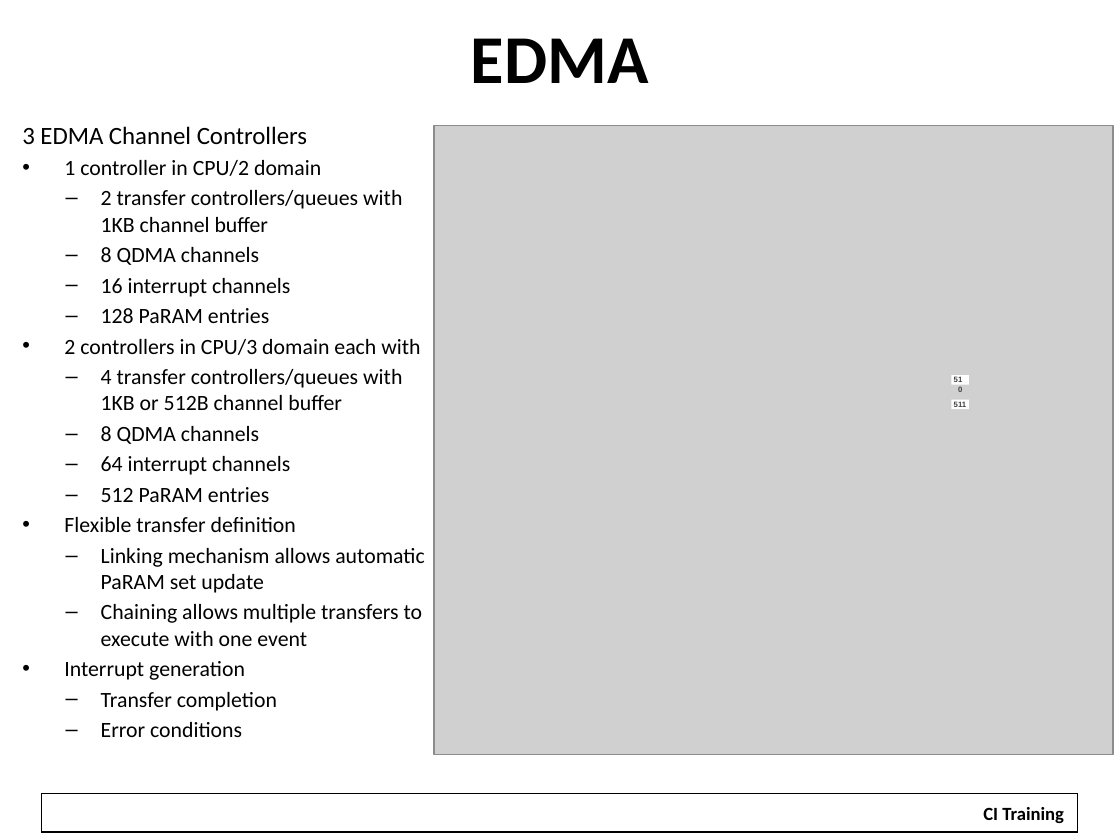
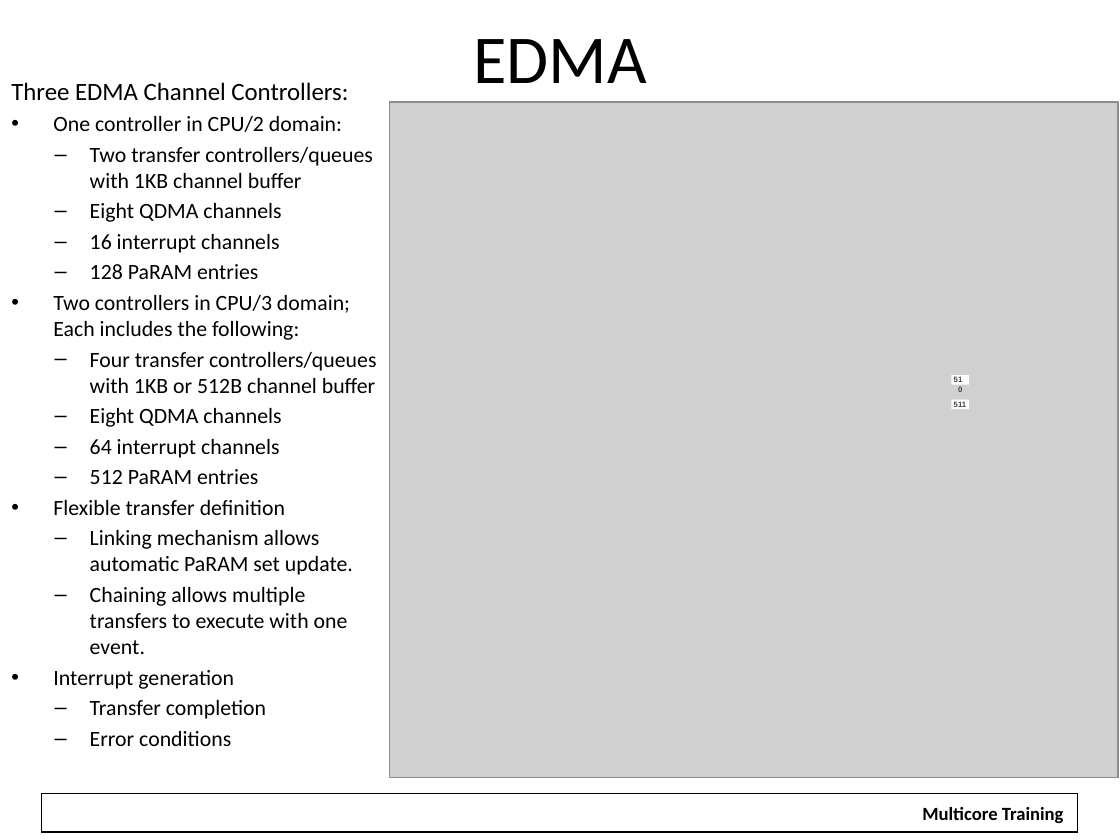
Before and after one commit to hari1989/keystone-workshop, a slide deck: slide 30 of slides/KeyStone Overview.pptx. Drawn at 1120x840 pixels with LibreOffice and Linux fonts; fonts in the diff are those of the drawing; grey boxes stand for pictures; background and template pictures are left out. Boxes give left, top, right and bottom in pixels: in the first picture for what was removed or moved away, otherwise in the second. Text is boxed around its words. In the diff, an @@ line names an element or a change of style, - is before the commit and + after.

Commit message:
Updates for Pittsburgh Training

```diff
--- a/slides/KeyStone Overview.pptx
+++ b/slides/KeyStone Overview.pptx
@@ title "EDMA" at [75,84,138,100]: bold off @@
@@ text "Three EDMA Channel Controllers:": place and size @@
-text "Three EDMA Channel Controllers:" at [22,126,425,737]
+text "Three EDMA Channel Controllers:" at [11,82,376,746]
@@ text at [11,82,372,222]: text changed @@
-3 EDMA Channel Controllers
-• 1 controller in CPU/2 domain
-  – 2 transfer controllers/queues with
-    1KB channel buffer
-  – 8 QDMA channels
+Three EDMA Channel Controllers:
+• One controller in CPU/2 domain:
+  – Two transfer controllers/queues with 1KB channel buffer
+  – Eight QDMA channels
@@ picture: place and size @@
-picture at [433,125,1112,755]
+picture at [390,102,1119,777]
@@ text at [53,295,376,427]: text changed @@
-• 2 controllers in CPU/3 domain each with
-  – 4 transfer controllers/queues with
-    1KB or 512B channel buffer
-  – 8 QDMA channels
+• Two controllers in CPU/3 domain; Each includes the following:
+  – Four transfer controllers/queues with 1KB or 512B channel buffer
+  – Eight QDMA channels
@@ text at [90,530,353,654]: text changed @@
-  – Linking mechanism allows automatic
-    PaRAM set update
-  – Chaining allows multiple transfers to
-    execute with one event
+  – Linking mechanism allows automatic PaRAM set update.
+  – Chaining allows multiple transfers to execute with one event.
@@ text at [922,807,1064,823]: text changed @@
-CI Training
+Multicore Training
```
Also in this commit, not shown: 64 other slides changed, 20 other files.
